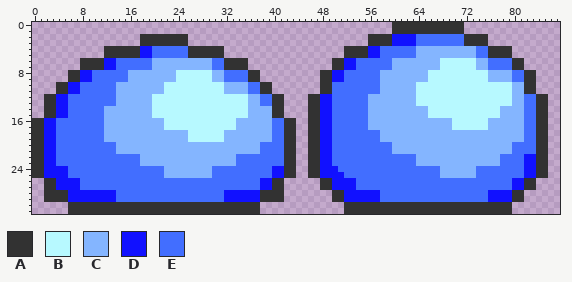
A sprite sheet gets an edit: Assets/spritesheets/slime.png. Above: the version before the commit.
The file is 88x32 pixels.
Palette (. is transparent): A #323232  B #b7f9ff  C #84b5ff  D #1111ff  E #426eff
Pixels before, first column x 0:
 0 ............................................................AAAAAAAAAAAA..............
 1 ............................................................AAAAAAAAAAAA..............
 2 ..................AAAAAAAA..............................AAAADDDDEEEEEEEEAAAA..........
 3 ..................AAAAAAAA..............................AAAADDDDEEEEEEEEAAAA..........
 4 ............AAAAAADDEEEEEEAAAAAA....................AAAADDEEEEEECCCCCCCCCCEEAAAA......
 5 ............AAAAAADDEEEEEEAAAAAA....................AAAADDEEEEEECCCCCCCCCCEEAAAA......
 6 ........AAAADDEEEEEECCCCCCCCCCEEAAAA..............AADDEEEEEECCCCCCCCBBBBBBCCEEEEAA....
 7 ........AAAADDEEEEEECCCCCCCCCCEEAAAA..............AADDEEEEEECCCCCCCCBBBBBBCCEEEEAA....
 8 ......AADDEEEEEECCCCCCCCBBBBBBCCEEEEAA..........AADDEEEEEECCCCCCCCBBBBBBBBBBCCCCEEAA..
 9 ......AADDEEEEEECCCCCCCCBBBBBBCCEEEEAA..........AADDEEEEEECCCCCCCCBBBBBBBBBBCCCCEEAA..
10 ....AADDEEEEEECCCCCCCCBBBBBBBBBBCCCCEEAA........AAEEEEEEEECCCCCCBBBBBBBBBBBBBBBBCCAA..
11 ....AADDEEEEEECCCCCCCCBBBBBBBBBBCCCCEEAA........AAEEEEEEEECCCCCCBBBBBBBBBBBBBBBBCCAA..
12 ..AADDEEEEEEEECCCCCCBBBBBBBBBBBBBBBBCCEEAA....AADDEEEEEECCCCCCCCBBBBBBBBBBBBBBBBCCEEAA
13 ..AADDEEEEEEEECCCCCCBBBBBBBBBBBBBBBBCCEEAA....AADDEEEEEECCCCCCCCBBBBBBBBBBBBBBBBCCEEAA
14 ..AADDEEEEEECCCCCCCCBBBBBBBBBBBBBBBBCCCCAA....AADDEEEEEECCCCCCCCCCBBBBBBBBBBBBCCCCEEAA
15 ..AADDEEEEEECCCCCCCCBBBBBBBBBBBBBBBBCCCCAA....AADDEEEEEECCCCCCCCCCBBBBBBBBBBBBCCCCEEAA
16 AADDEEEEEEEECCCCCCCCCCBBBBBBBBBBBBCCCCCCEEAA..AADDEEEEEECCCCCCCCCCCCCCBBBBBBCCCCCCEEAA
17 AADDEEEEEEEECCCCCCCCCCBBBBBBBBBBBBCCCCCCEEAA..AADDEEEEEECCCCCCCCCCCCCCBBBBBBCCCCCCEEAA
18 AADDEEEEEEEECCCCCCCCCCCCCCBBBBBBCCCCCCCCEEAA..AADDEEEEEEEECCCCCCCCCCCCCCCCCCCCCCCCEEAA
19 AADDEEEEEEEECCCCCCCCCCCCCCBBBBBBCCCCCCCCEEAA..AADDEEEEEEEECCCCCCCCCCCCCCCCCCCCCCCCEEAA
20 AADDEEEEEEEEEECCCCCCCCCCCCCCCCCCCCCCCCEEEEAA..AADDEEEEEEEEEECCCCCCCCCCCCCCCCCCCCEEEEAA
21 AADDEEEEEEEEEECCCCCCCCCCCCCCCCCCCCCCCCEEEEAA..AADDEEEEEEEEEECCCCCCCCCCCCCCCCCCCCEEEEAA
22 AADDEEEEEEEEEEEEEECCCCCCCCCCCCCCCCEEEEEEEEAA..AADDEEEEEEEEEEEEEECCCCCCCCCCCCCCEEEEDDAA
23 AADDEEEEEEEEEEEEEECCCCCCCCCCCCCCCCEEEEEEEEAA..AADDEEEEEEEEEEEEEECCCCCCCCCCCCCCEEEEDDAA
24 AADDDDEEEEEEEEEEEEEEEECCCCCCCCEEEEEEEEEEDDAA..AADDDEEEEEEEEEEEEEEEEECCCCCCEEEEEEEEDDAA
25 AADDDDEEEEEEEEEEEEEEEECCCCCCCCEEEEEEEEEEDDAA..AADDDDEEEEEEEEEEEEEEEECCCCCCEEEEEEEEDDAA
26 ..AADDDDEEEEEEEEEEEEEEEEEEEEEEEEEEEEEEDDAA......AADDDDEEEEEEEEEEEEEEEEEEEEEEEEEEDDAA..
27 ..AADDDDEEEEEEEEEEEEEEEEEEEEEEEEEEEEEEDDAA......AADDDDEEEEEEEEEEEEEEEEEEEEEEEEEEDDAA..
28 ..AAAADDDDDDDDEEEEEEEEEEEEEEEEEEDDDDDDAAAA........AADDDDDDEEEEEEEEEEEEEEEEEEDDDDAA....
29 ..AAAADDDDDDDDEEEEEEEEEEEEEEEEEEDDDDDDAAAA........AADDDDDDEEEEEEEEEEEEEEEEEEDDDDAA....
30 ......AAAAAAAAAAAAAAAAAAAAAAAAAAAAAAAA..............AAAAAAAAAAAAAAAAAAAAAAAAAAAA......
31 ......AAAAAAAAAAAAAAAAAAAAAAAAAAAAAAAA..............AAAAAAAAAAAAAAAAAAAAAAAAAAAA......
And afterwards:
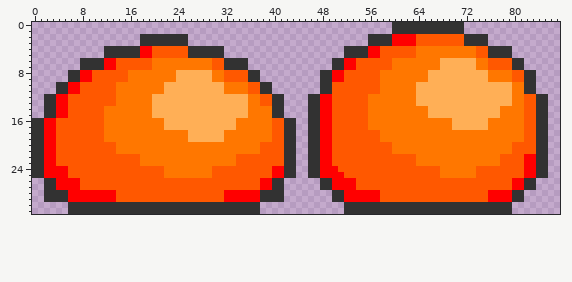
Edits made:
colour B: #b7f9ff -> #ffaf56
colour C: #84b5ff -> #ff7700
colour D: #1111ff -> #ff0000
colour E: #426eff -> #ff5800
